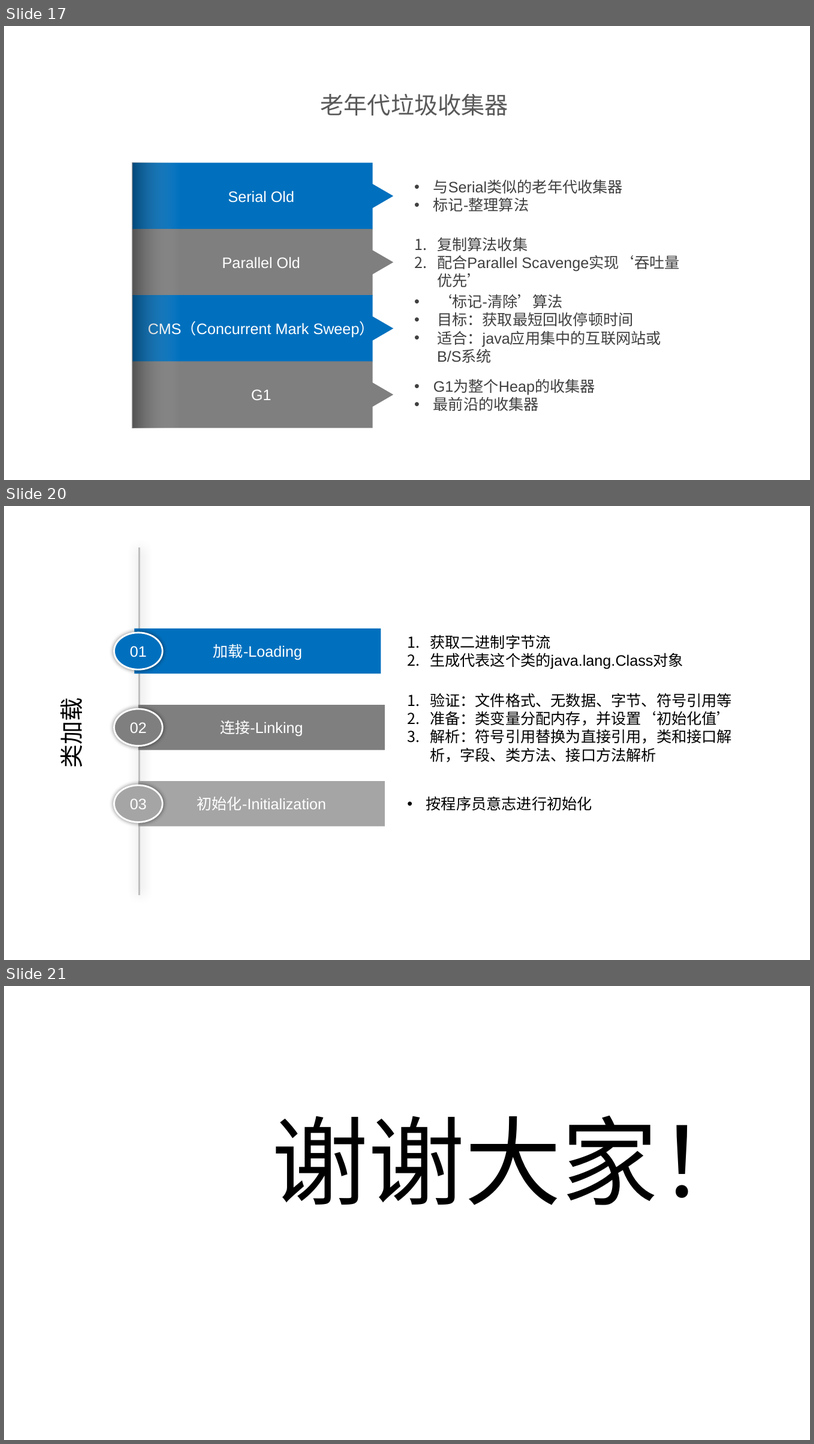
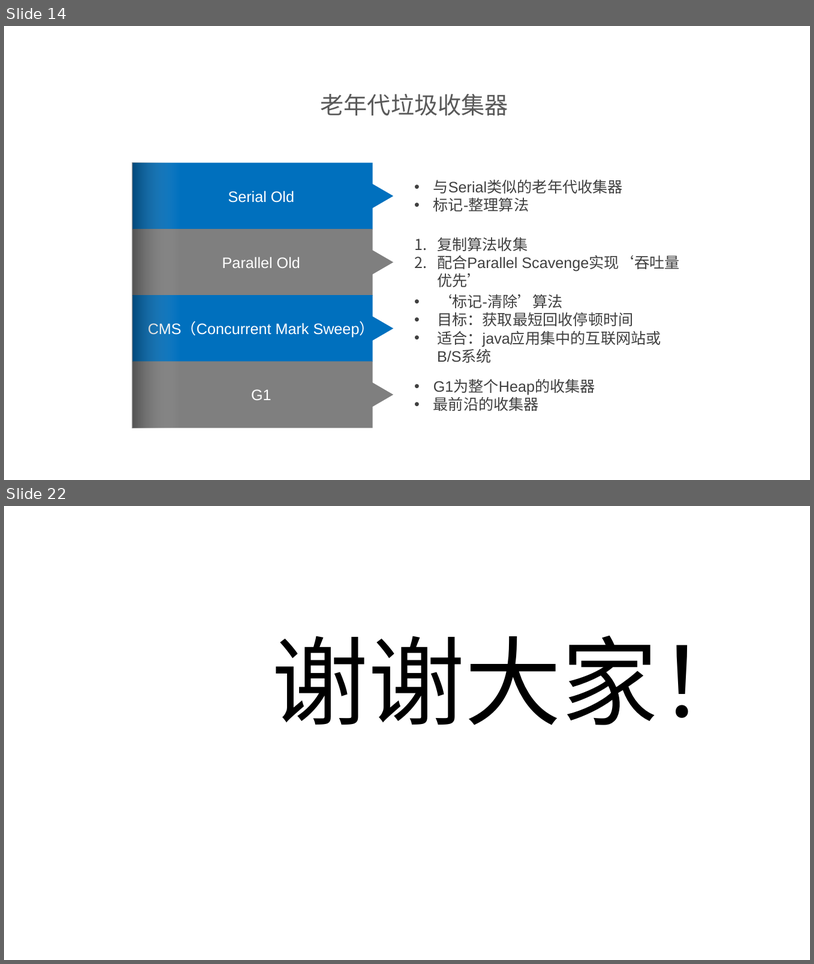
Before and after one commit to frinder6/my.doc, a slide deck: 深入理解Java虚拟机.pptx. Shown one above the other, each under a label of ours: slides 17, 20 and 21 before the commit, slides 14 and 22 after it; the slides between them are not shown. The pictures are 814x1444 and 814x964 pixels, drawn with LibreOffice and Linux fonts; fonts in the diff are those of the drawing; background and template pictures are left out. Boxes give left, top, right and bottom in pixels: in the first picture for what was removed or moved away, otherwise in the second. Text is boxed around its words. In the diff, an @@ line names an element or a change of style, - is before the commit and + after.

```diff
--- a/深入理解Java虚拟机.pptx
+++ b/深入理解Java虚拟机.pptx
@@ slide 20 removed at <box>4,506,810,960</box>, background #FFFFFF @@
@@ line removed from (140, 547) to (140, 894) @@
@@ rectangle removed at <box>135,628,381,673</box> @@
-加载-Loading
@@ ellipse removed at <box>114,633,162,669</box> @@
-01
@@ text removed at <box>430,634,684,669</box> @@
-1. 获取二进制字节流
-2. 生成代表这个类的java.lang.Class对象
@@ text removed at <box>430,693,732,762</box> @@
-1. 验证：文件格式、无数据、字节、符号引用等
-2. 准备：类变量分配内存，并设置‘初始化值’
-3. 解析：符号引用替换为直接引用，类和接口解析，字段、类方法、接口方法解析
@@ text removed at <box>53,704,87,766</box> @@
-类加载
@@ ellipse removed at <box>114,709,162,745</box> @@
-02
@@ rectangle removed at <box>138,705,385,750</box> @@
-连接-Linking
@@ ellipse removed at <box>114,785,162,822</box> @@
-03
@@ rectangle removed at <box>138,781,385,826</box> @@
-初始化-Initialization
@@ text removed at <box>426,796,593,810</box> @@
-• 按程序员意志进行初始化
@@ what was slide 17 is now slide 14 @@
@@ what was slide 21 is now slide 22 @@
```
Also in this commit, not shown: 1 slide changed, 8 slides added, 6 other slides removed, 1 other file.
